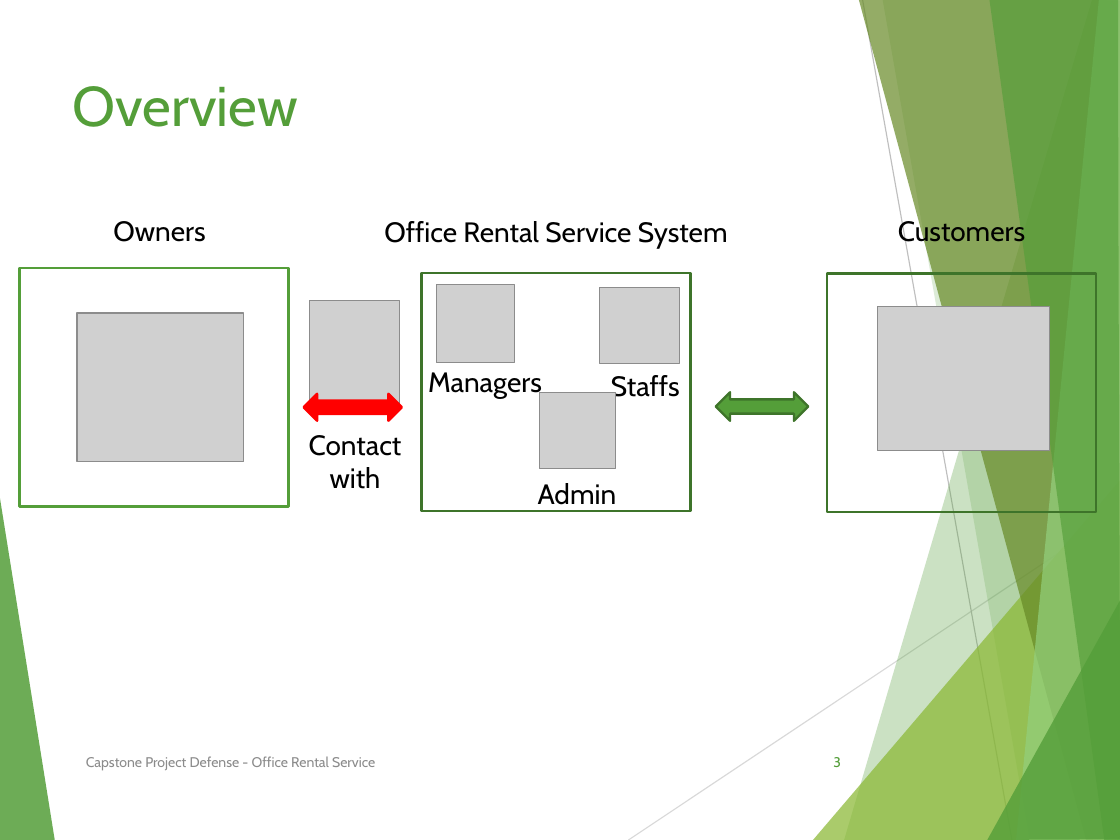
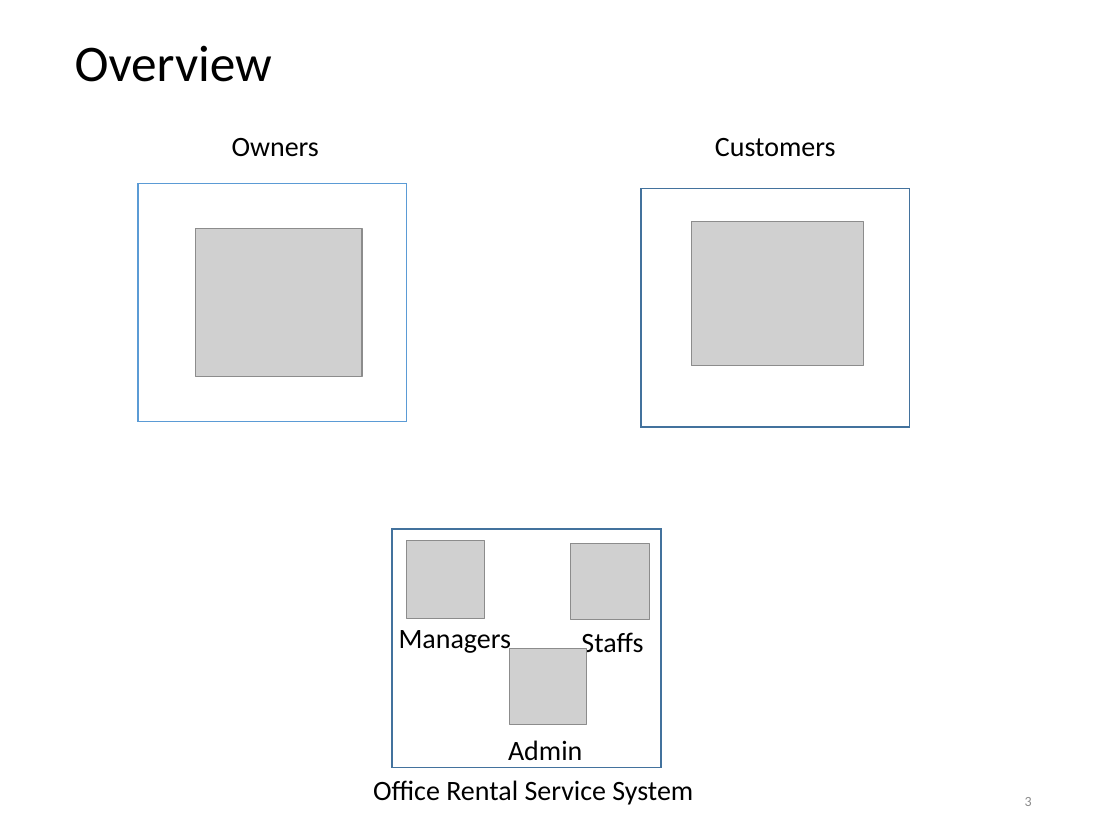
Before and after one commit to tienlx93/capstone-ors, a slide deck: slide 3 of doc/SlidePresentation 2 v3.pptx. Drawn at 1120x840 pixels with LibreOffice and Linux fonts; fonts in the diff are those of the drawing; grey boxes stand for pictures. Boxes give left, top, right and bottom in pixels: in the first picture for what was removed or moved away, otherwise in the second. Text is boxed around its words. In the diff, an @@ line names an element or a change of style, - is before the commit and + after.

```diff
--- a/doc/SlidePresentation 2 v3.pptx
+++ b/doc/SlidePresentation 2 v3.pptx
@@ title "Overview": place and size @@
-title "Overview" at [72, 86, 297, 127]
+title "Overview" at [75, 45, 272, 82]
@@ title "Overview" at [75, 45, 272, 82]: size 36 to 33 pt, font Cabin to Calibri, text colour #549E39 to #000000; line spacing 1 to 0.9; vertical alignment top to middle @@
@@ 1 picture, 1 text, 1 rectangle: place and size @@
-1 picture, 1 text, 1 rectangle at [19, 221, 288, 507]
+1 picture, 1 text, 1 rectangle at [138, 138, 407, 422]
@@ rectangle at [138, 184, 407, 422]: outline #549E39 1.5 pt to #5B9BD5 1 pt @@
@@ 1 picture, 1 text, 1 rectangle: place and size @@
-1 picture, 1 text, 1 rectangle at [828, 218, 1096, 512]
+1 picture, 1 text, 1 rectangle at [641, 138, 909, 427]
@@ rectangle at [641, 188, 909, 427]: outline #3E752A 1.5 pt to #43739E 1 pt @@
@@ picture removed at [310, 301, 400, 404] @@
@@ left right arrow removed at [304, 394, 402, 421] @@
@@ left right arrow removed at [716, 392, 809, 420] @@
@@ text removed at [309, 435, 402, 489] @@
-Contact with
@@ 3 pictures, 3 texts, 1 rectangle: place and size @@
-3 pictures, 3 texts, 1 rectangle at [421, 273, 690, 512]
+3 pictures, 3 texts, 1 rectangle at [392, 529, 661, 767]
@@ rectangle at [392, 529, 661, 767]: outline #3E752A 1.5 pt to #43739E 1 pt @@
@@ group removed at [0, 0, 1120, 840]: 8 freeform shapes, 2 lines @@
@@ font Cabin to Calibri in 6 elements at [232, 138, 319, 157], [399, 630, 512, 654], [581, 632, 643, 659], [373, 780, 693, 805], [715, 138, 836, 157], [508, 740, 582, 760] @@
@@ text removed at [86, 756, 375, 771] @@
-Capstone Project Defense - Office Rental Service
@@ text "Office Rental Service System": place and size @@
-text "Office Rental Service System" at [384, 221, 728, 249]
+text "Office Rental Service System" at [373, 780, 693, 805]
@@ page number: place and size @@
-page number at [833, 757, 841, 767]
+page number at [1025, 797, 1032, 806]
@@ page number at [1025, 797, 1032, 806]: font Cabin to Calibri, text colour #549E39 to #8C8C8C @@
```
Also in this commit, not shown: 34 other slides changed, 5 slides added, 2 slides removed.
